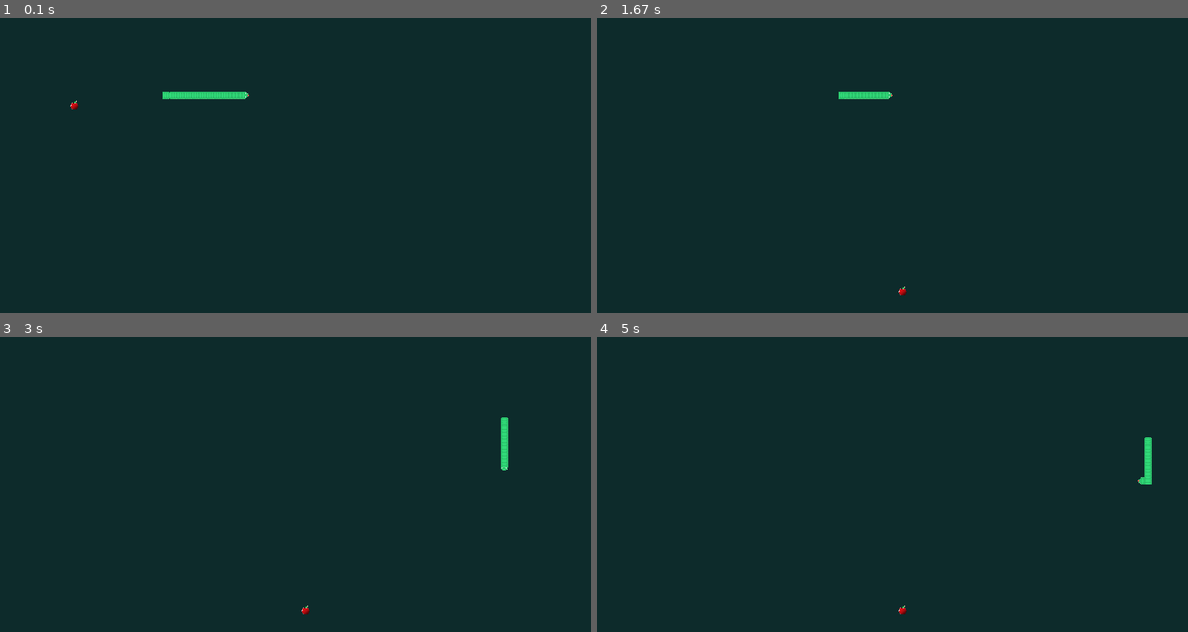
Above: before the commit, frames 1-4 (two rows, left to right).
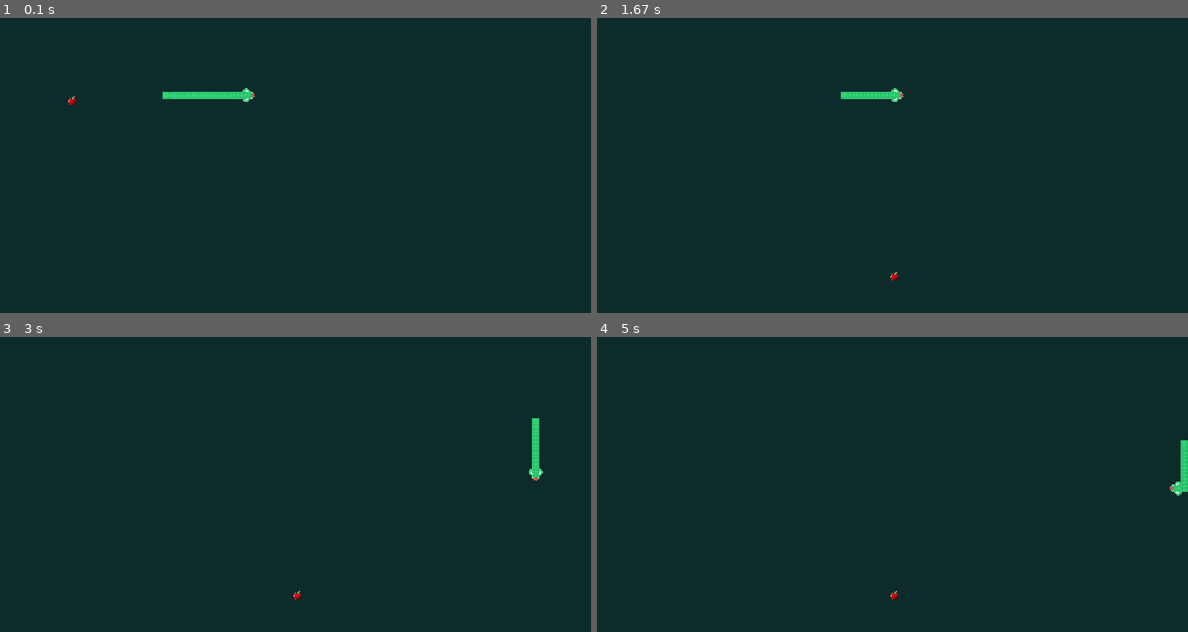
Above: after the commit, the same moments.

Repository: Karlo123-byte/zmija_pygame
Game: pygame game, started from skripte/main.py
Same seed, same stepped clock (60 frames per second), same inputs: the game is played once before the commit and once after it.
Inputs:
- Up to frame 1 (0.1 s): no input
- Up to frame 2 (1.67 s): hold D 0.33-0.8 s; hold W 0.83-1.3 s; tap Space at 1.33 s
- Up to frame 3 (3 s): hold S from 2.73 s (still down)
- Up to frame 4 (5 s): release S at 3.03 s; hold A 3.07-3.47 s; hold W 3.5-3.87 s; hold D 3.9-4.53 s; hold S 4.57-4.93 s; hold A from 4.97 s (still down)

The runs differ from the first frame. In frame 1, 0.1% of the frame differs, in the area x 11-44%, y 23-31%; in frame 2, 0.2%; in frame 3, 0.6%, in the area x 49-92%, y 27-94%; in frame 4, 0.6%.

Commit message:
demo ispravljen

Diff:
--- a/skripte/main.py
+++ b/skripte/main.py
@@ -17,7 +17,7 @@
 
 SEGMENT_SIRINA = 10
 SEGMENT_VISINA = 10
-brzina = 4.5
+brzina = 5
 start_x = 300
 start_y = 100
 
@@ -29,8 +29,8 @@
 
 
 def nova_pozicija_hrane():
-    x = random.randint(0, 800 - 20)
-    y = random.randint(0, 400 - 20)
+    x = random.randint(0, 800 - 40)
+    y = random.randint(0, 400 - 40)
     return (x, y)
 
 
--- a/skripte/zmija.py
+++ b/skripte/zmija.py
@@ -10,7 +10,7 @@
         self.tijelo = pygame.image.load("assets/slike/slika_tijela.png").convert_alpha()
         self.rep = pygame.image.load("assets/slike/slika_repa.png").convert_alpha()
 
-        self.glava = pygame.transform.scale(self.glava, (self.segment_sirina, self.segment_visina))
+        self.glava = pygame.transform.scale(self.glava, (self.segment_sirina * 2, self.segment_visina * 2))
         self.tijelo = pygame.transform.scale(self.tijelo, (self.segment_sirina, self.segment_visina))
         self.rep = pygame.transform.scale(self.rep, (self.segment_sirina, self.segment_visina))
 
@@ -18,11 +18,11 @@
 
     def rotiraj_sliku(self, slika, smjer):
         if smjer == (0, -1):
-            return pygame.transform.rotate(slika, 0)
+            return pygame.transform.rotate(slika, 180)
         elif smjer == (1, 0):
             return pygame.transform.rotate(slika, 90)
         elif smjer == (0, 1):
-            return pygame.transform.rotate(slika, 180)
+            return pygame.transform.rotate(slika, 0)
         elif smjer == (-1, 0):
             return pygame.transform.rotate(slika, 270)
         return slika
@@ -30,7 +30,9 @@
     def crtaj_zmiju(self, ekran):
         glava_smjer = self.smjerovi[0]
         glava_slika = self.rotiraj_sliku(self.glava, glava_smjer)
-        ekran.blit(glava_slika, self.pozicija[0])
+        glava_rect = glava_slika.get_rect(center=(self.pozicija[0][0] + self.segment_sirina // 2,self.pozicija[0][1] + self.segment_visina // 2))
+
+        ekran.blit(glava_slika, glava_rect)
 
         for i in range(1, len(self.pozicija) - 1):
             smjer = self.smjerovi[i]
